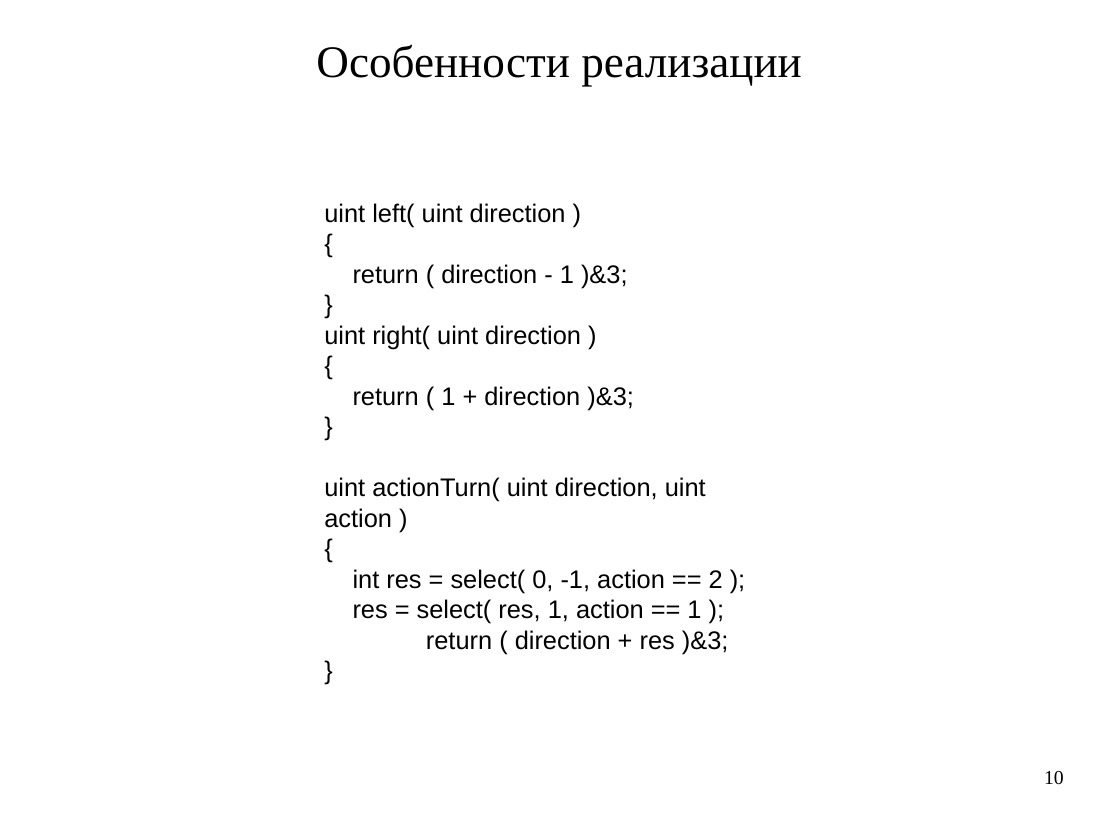
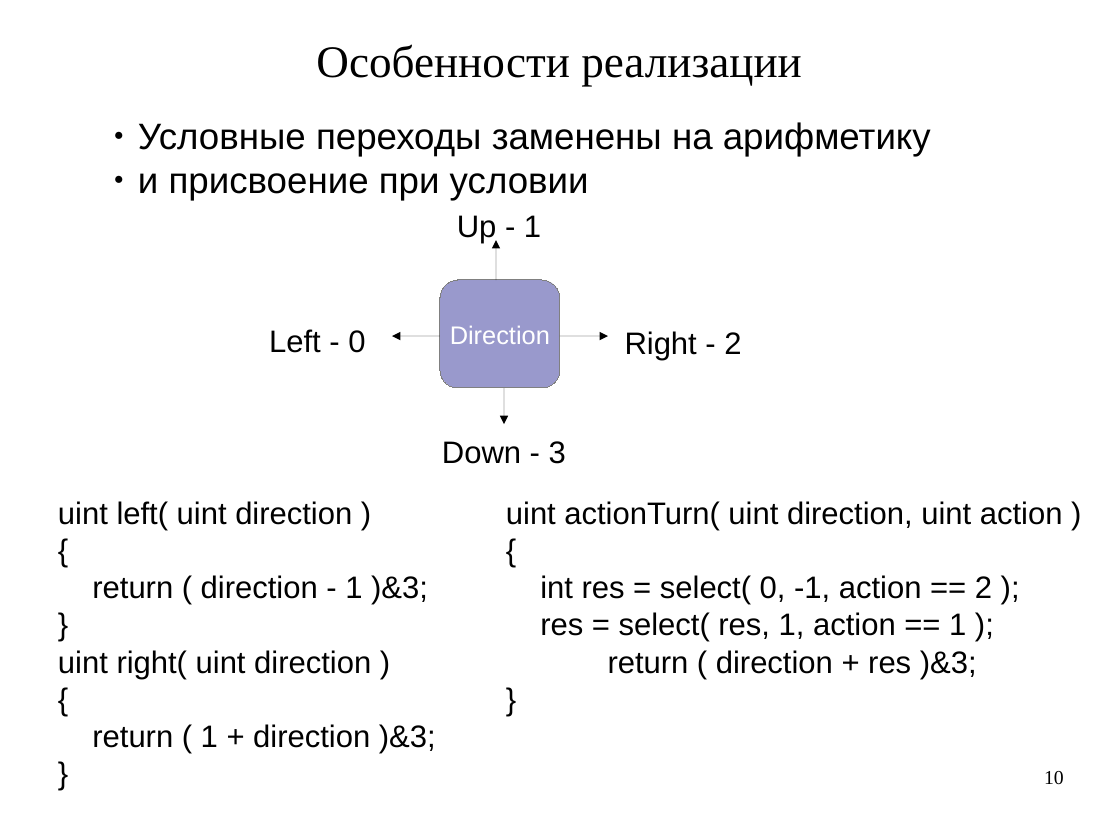
Before and after one commit to artem-bochkarev/master-work, a slide deck: slide 10 of Presentation.odp. Drawn at 1120x840 pixels with LibreOffice and Linux fonts; fonts in the diff are those of the drawing. Boxes give left, top, right and bottom in pixels: in the first picture for what was removed or moved away, otherwise in the second. Text is boxed around its words. In the diff, an @@ line names an element or a change of style, - is before the commit and + after.

Commit message:
Presentation

```diff
--- a/Presentation.odp
+++ b/Presentation.odp
@@ text added at [138, 122, 931, 200], 26 pt, text #000000 @@
+● Условные переходы заменены на арифметику
+● и присвоение при условии
@@ text added at [457, 215, 541, 243], 22 pt, text #000000 @@
+Up - 1
@@ arrow added from (496, 281) to (496, 240), #000000 0 pt @@
@@ rounded rectangle added at [440, 281, 560, 388], fill #9999CC, outline #808080 0 pt, 18 pt, text #FFFFFF @@
+Direction
@@ text added at [269, 329, 365, 353], 22 pt, text #000000 @@
+Left - 0
@@ arrow added from (440, 336) to (392, 336), #000000 0 pt @@
@@ arrow added from (560, 336) to (608, 336), #000000 0 pt @@
@@ text added at [625, 331, 741, 360], 22 pt, text #000000 @@
+Right - 2
@@ arrow added from (504, 388) to (504, 424), #000000 0 pt @@
@@ text added at [442, 441, 566, 464], 22 pt, text #000000 @@
+Down - 3
@@ text at [324, 477, 729, 654]: paragraphs removed @@
-uint actionTurn( uint direction, uint action )
-{
-int res = select( 0, -1, action == 2 );
-res = select( res, 1, action == 1 );
-return ( direction + res )&3;
-}
@@ text "uint left( uint direction )": place and size @@
-text "uint left( uint direction )" at [324, 203, 729, 654]
+text "uint left( uint direction )" at [58, 501, 436, 753]
@@ text "uint left( uint direction )" at [58, 501, 436, 753]: size 18 to 22 pt @@
@@ text added at [506, 501, 1063, 679], 22 pt, text #000000 @@
+uint actionTurn( uint direction, uint action )
+{
+int res = select( 0, -1, action == 2 );
+res = select( res, 1, action == 1 );
+return ( direction + res )&3;
+}
```
Also in this commit, not shown: 7 other slides changed, 2 slides added.
